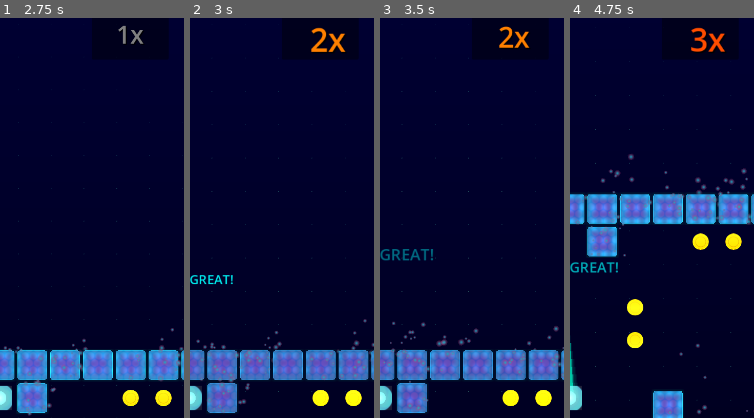
Above: before the commit, frames 1-4 (left to right).
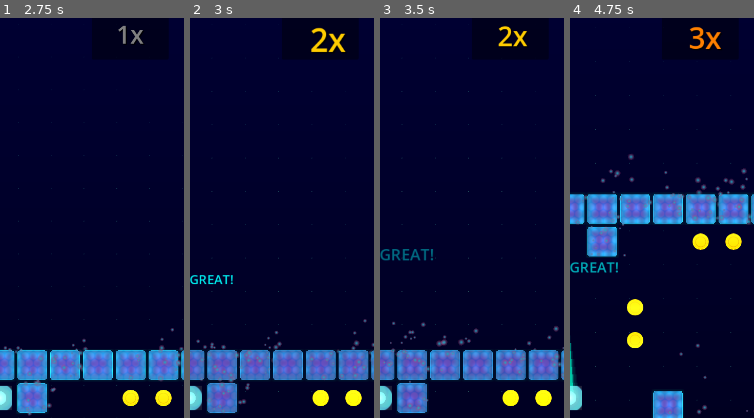
Above: after the commit, the same moments.

Repository: rubiconRiver/tomb-of-the-mask-clone
Game: Godot game, scene res://scenes/main.tscn
Same seed, same stepped clock (60 frames per second), same inputs: the game is played once before the commit and once after it.
Inputs (mouse positions are % of the whole screen's width and height, from its top left):
- Up to frame 1 (2.75 s): tap Enter at 0.5 s; move the mouse to (72, 45) at 0.52 s; hold Right (ui_right) 0.53-1.25 s; hold M 0.53-1.25 s; click (72, 45) at 0.67 s; drag from (30, 55) to (94, 58) at 1.27 s; move the mouse to (60, 28) at 2.02 s; hold Right (ui_right) from 2.03 s (still down); tap T at 2.1 s
- Up to frame 2 (3 s): release Right (ui_right) at 2.75 s; drag from (45, 70) to (94, 50) at 2.77 s
- Up to frame 3 (3.5 s): no input
- Up to frame 4 (4.75 s): move the mouse to (80, 65) at 3.52 s; hold Left (ui_left) 3.53-4.25 s; tap G at 3.6 s; drag from (20, 35) to (23, 58) at 4.27 s
The pictures show only the part of the screen within x 50-100%, y 2-52%; the shares and areas given below are measured in that part.

Frame 1 is identical in both runs. In frame 2, 0.5% of the frame differs, in the area x 65-85%, y 2-9%; in frame 3, 0.5%; in frame 4, 0.7%, in the area x 64-85%, y 2-9%.

Commit message:
8x combo with sounds

Diff:
--- a/scripts/GameManager.gd
+++ b/scripts/GameManager.gd
@@ -8,7 +8,7 @@
 var timing_feedback_script = preload("res://scripts/ui/TimingFeedback.gd")
 var beat_timeline_script = preload("res://scripts/ui/BeatTimeline.gd")
 var beat_visualizer_script = preload("res://scripts/visual/BeatVisualizer.gd")
-var multiplier_audio_manager_script = preload("res://scripts/audio/MultiplierAudioManager.gd")
+var combo_music_system_script = preload("res://scripts/audio/ComboMusicSystem.gd")
 
 var player: Player
 var level_generator: LevelGenerator
@@ -18,7 +18,7 @@
 var beat_timeline: BeatTimeline
 var style_score_manager: StyleScoreManager
 var beat_visualizer: BeatVisualizer
-var multiplier_audio_manager: MultiplierAudioManager
+var combo_music_system: ComboMusicSystem
 
 var score = 0  # Total points (coins × multiplier)
 var coins = 0  # Number of coins collected
@@ -85,7 +85,7 @@
 	setup_wall_hit_audio()
 	setup_beat_visualizer()
 	setup_multiplier_indicator()
-	setup_multiplier_audio()
+	setup_combo_music()
 	start_game()
 
 func setup_camera():
@@ -184,16 +184,15 @@
 	# Store reference for updates
 	set_meta("multiplier_indicator", multiplier_indicator)
 
-func setup_multiplier_audio():
-	print("[GameManager] Setting up multiplier audio system")
-	multiplier_audio_manager = multiplier_audio_manager_script.new()
-	add_child(multiplier_audio_manager)
-
-	# Connect to existing signals
+func setup_combo_music():
+	print("[GameManager] Setting up combo music system")
+	combo_music_system = combo_music_system_script.new()
+	add_child(combo_music_system)
+
+	# Connect to combo changed signal
 	if style_score_manager:
-		style_score_manager.multiplier_changed.connect(multiplier_audio_manager.on_multiplier_changed)
-		style_score_manager.combo_changed.connect(multiplier_audio_manager.on_combo_changed)
-		print("[GameManager] Connected multiplier audio to style score manager")
+		style_score_manager.combo_changed.connect(_on_combo_changed_for_music)
+		print("[GameManager] Connected combo music to style score manager")
 
 func _process(delta):
 	if camera and player:
@@ -729,6 +728,10 @@
 func _on_combo_changed(new_combo: int):
 	update_ui()
 
+func _on_combo_changed_for_music(new_combo: int, multiplier_increased: bool):
+	if combo_music_system:
+		combo_music_system.play_combo_sound(new_combo, multiplier_increased)
+
 func _on_multiplier_changed(new_multiplier: int):
 	var multiplier_indicator = get_meta("multiplier_indicator", null)
 	if multiplier_indicator:
--- /dev/null
+++ b/scripts/audio/ComboMusicSystem.gd
@@ -0,0 +1,303 @@
+extends Node
+class_name ComboMusicSystem
+
+# C Major scale frequencies for 8-note progression
+const SCALE_FREQUENCIES = {
+	1: 261.63,  # C4
+	2: 293.66,  # D4
+	3: 329.63,  # E4
+	4: 349.23,  # F4
+	5: 392.00,  # G4
+	6: 440.00,  # A4
+	7: 493.88,  # B4
+	8: 523.25   # C5 (octave)
+}
+
+# Audio settings
+const SAMPLE_RATE = 44100
+const BASE_VOLUME = -10.0
+const QUIET_VOLUME = -16.0
+
+var audio_players = {}  # Multiple players for layered sounds
+var current_combo = 0
+
+func _ready():
+	print("[ComboMusic] Initializing combo music system")
+
+	# Create multiple audio players for layering
+	for i in range(4):  # Support up to 4 simultaneous sounds
+		var player = AudioStreamPlayer.new()
+		player.bus = "Master"
+		add_child(player)
+		audio_players[i] = player
+
+	print("[ComboMusic] Ready with ", audio_players.size(), " audio players")
+
+func play_combo_sound(combo: int, multiplier_increased: bool):
+	if combo < 1 or combo > 8:
+		return
+
+	print("[ComboMusic] Playing combo ", combo, " sound (multiplier increased: ", multiplier_increased, ")")
+	current_combo = combo
+
+	# Call the appropriate combo function
+	match combo:
+		1: play_combo_1(multiplier_increased)
+		2: play_combo_2(multiplier_increased)
+		3: play_combo_3(multiplier_increased)
+		4: play_combo_4(multiplier_increased)
+		5: play_combo_5(multiplier_increased)
+		6: play_combo_6(multiplier_increased)
+		7: play_combo_7(multiplier_increased)
+		8: play_combo_8(multiplier_increased)
+
+# Combo 1: Simple C4
+func play_combo_1(multiplier_increased: bool):
+	var frequency = SCALE_FREQUENCIES[1]
+	var duration = 0.3
+	var volume = BASE_VOLUME if multiplier_increased else QUIET_VOLUME
+
+	var audio_data = generate_sine_wave(frequency, duration, 0.5)
+	play_audio_on_player(0, audio_data, volume)
+
+# Combo 2: D4 with slight vibrato
+func play_combo_2(multiplier_increased: bool):
+	var frequency = SCALE_FREQUENCIES[2]
+	var duration = 0.3
+	var volume = BASE_VOLUME if multiplier_increased else QUIET_VOLUME
+
+	var audio_data = generate_sine_with_vibrato(frequency, duration, 0.5, 2.0, 0.01)
+	play_audio_on_player(0, audio_data, volume)
+
+# Combo 3: E4 with bass harmony (C3)
+func play_combo_3(multiplier_increased: bool):
+	var main_freq = SCALE_FREQUENCIES[3]
+	var bass_freq = SCALE_FREQUENCIES[1] / 2  # C3
+	var duration = 0.35
+	var volume = BASE_VOLUME if multiplier_increased else QUIET_VOLUME
+
+	# Main note
+	var main_audio = generate_sine_wave(main_freq, duration, 0.5)
+	play_audio_on_player(0, main_audio, volume)
+
+	# Bass harmony
+	var bass_audio = generate_sine_wave(bass_freq, duration, 0.3)
+	play_audio_on_player(1, bass_audio, volume - 3)
+
+# Combo 4: F4 with perfect fifth harmony
+func play_combo_4(multiplier_increased: bool):
+	var main_freq = SCALE_FREQUENCIES[4]
+	var fifth_freq = main_freq * 1.5  # Perfect fifth
+	var duration = 0.35
+	var volume = BASE_VOLUME if multiplier_increased else QUIET_VOLUME
+
+	# Main note
+	var main_audio = generate_sine_wave(main_freq, duration, 0.5)
+	play_audio_on_player(0, main_audio, volume)
+
+	# Fifth harmony
+	var fifth_audio = generate_sine_wave(fifth_freq, duration, 0.3)
+	play_audio_on_player(1, fifth_audio, volume - 4)
+
+# Combo 5: G4 with major triad (C-E-G)
+func play_combo_5(multiplier_increased: bool):
+	var root_freq = SCALE_FREQUENCIES[1]  # C4
+	var third_freq = SCALE_FREQUENCIES[3]  # E4
+	var fifth_freq = SCALE_FREQUENCIES[5]  # G4
+	var duration = 0.4
+	var volume = BASE_VOLUME if multiplier_increased else QUIET_VOLUME
+
+	# Play triad
+	var root_audio = generate_sine_wave(root_freq, duration, 0.3)
+	var third_audio = generate_sine_wave(third_freq, duration, 0.3)
+	var fifth_audio = generate_sine_wave(fifth_freq, duration, 0.5)
+
+	play_audio_on_player(0, fifth_audio, volume)  # Main note louder
+	play_audio_on_player(1, root_audio, volume - 4)
+	play_audio_on_player(2, third_audio, volume - 4)
+
+# Combo 6: A4 with ascending arpeggio
+func play_combo_6(multiplier_increased: bool):
+	var main_freq = SCALE_FREQUENCIES[6]
+	var duration = 0.45
+	var volume = BASE_VOLUME if multiplier_increased else QUIET_VOLUME
+
+	# Main note with arpeggio effect
+	var audio_data = generate_arpeggio_effect(
+		[SCALE_FREQUENCIES[1], SCALE_FREQUENCIES[3], SCALE_FREQUENCIES[5], main_freq],
+		duration,
+		0.1  # Quick arpeggio
+	)
+	play_audio_on_player(0, audio_data, volume)
+
+# Combo 7: B4 with tension building
+func play_combo_7(multiplier_increased: bool):
+	var main_freq = SCALE_FREQUENCIES[7]
+	var duration = 0.45
+	var volume = BASE_VOLUME if multiplier_increased else QUIET_VOLUME
+
+	# Leading tone with slight tremolo for tension
+	var audio_data = generate_sine_with_tremolo(main_freq, duration, 0.6, 6.0, 0.2)
+	play_audio_on_player(0, audio_data, volume)
+
+	# Add suspended 4th for more tension
+	var sus4_freq = SCALE_FREQUENCIES[1] * 4/3  # F4
+	var sus_audio = generate_sine_wave(sus4_freq, duration * 0.7, 0.3)
+	play_audio_on_player(1, sus_audio, volume - 5)
+
+# Combo 8: C5 OCTAVE - Special celebration!
+func play_combo_8(multiplier_increased: bool):
+	var octave_freq = SCALE_FREQUENCIES[8]
+	var duration = 0.6  # Longer for emphasis
+	var volume = BASE_VOLUME + 2  # Slightly louder
+
+	# Full C major chord with octave
+	var c4 = SCALE_FREQUENCIES[1]
+	var e4 = SCALE_FREQUENCIES[3]
+	var g4 = SCALE_FREQUENCIES[5]
+	var c5 = octave_freq
+
+	# Generate rich octave sound with slight chorus effect
+	var octave_audio = generate_sine_with_chorus(c5, duration, 0.7, 3)
+	var root_audio = generate_sine_wave(c4, duration, 0.4)
+	var third_audio = generate_sine_wave(e4, duration, 0.3)
+	var fifth_audio = generate_sine_wave(g4, duration, 0.3)
+
+	# Play all notes for triumphant sound
+	play_audio_on_player(0, octave_audio, volume)
+	play_audio_on_player(1, root_audio, volume - 3)
+	play_audio_on_player(2, third_audio, volume - 4)
+	play_audio_on_player(3, fifth_audio, volume - 4)
+
+	print("[ComboMusic] OCTAVE ACHIEVED! Playing celebration chord")
+
+# Audio generation helpers
+func generate_sine_wave(frequency: float, duration: float, amplitude: float) -> PackedFloat32Array:
+	var samples = int(SAMPLE_RATE * duration)
+	var audio_data = PackedFloat32Array()
+
+	for i in range(samples):
+		var t = float(i) / float(SAMPLE_RATE)
+		var envelope = calculate_envelope(t, duration)
+		var sample = sin(2.0 * PI * frequency * t) * envelope * amplitude
+		audio_data.append(sample)
+
+	return audio_data
+
+func generate_sine_with_vibrato(frequency: float, duration: float, amplitude: float,
+                               vibrato_rate: float, vibrato_depth: float) -> PackedFloat32Array:
+	var samples = int(SAMPLE_RATE * duration)
+	var audio_data = PackedFloat32Array()
+
+	for i in range(samples):
+		var t = float(i) / float(SAMPLE_RATE)
+		var envelope = calculate_envelope(t, duration)
+		var vibrato = 1.0 + sin(2.0 * PI * vibrato_rate * t) * vibrato_depth
+		var sample = sin(2.0 * PI * frequency * vibrato * t) * envelope * amplitude
+		audio_data.append(sample)
+
+	return audio_data
+
+func generate_sine_with_tremolo(frequency: float, duration: float, amplitude: float,
+                               tremolo_rate: float, tremolo_depth: float) -> PackedFloat32Array:
+	var samples = int(SAMPLE_RATE * duration)
+	var audio_data = PackedFloat32Array()
+
+	for i in range(samples):
+		var t = float(i) / float(SAMPLE_RATE)
+		var envelope = calculate_envelope(t, duration)
+		var tremolo = 1.0 - (sin(2.0 * PI * tremolo_rate * t) * tremolo_depth * 0.5 + tremolo_depth * 0.5)
+		var sample = sin(2.0 * PI * frequency * t) * envelope * amplitude * tremolo
+		audio_data.append(sample)
+
+	return audio_data
+
+func generate_sine_with_chorus(frequency: float, duration: float, amplitude: float,
+                              voices: int) -> PackedFloat32Array:
+	var samples = int(SAMPLE_RATE * duration)
+	var audio_data = PackedFloat32Array()
+
+	# Initialize with zeros
+	for i in range(samples):
+		audio_data.append(0.0)
+
+	# Add multiple slightly detuned voices
+	for v in range(voices):
+		var detune = 1.0 + (v - voices/2.0) * 0.005  # Slight detuning
+		var phase = randf() * 2.0 * PI  # Random phase
+
+		for i in range(samples):
+			var t = float(i) / float(SAMPLE_RATE)
+			var envelope = calculate_envelope(t, duration)
+			var sample = sin(2.0 * PI * frequency * detune * t + phase) * envelope * amplitude / voices
+			audio_data[i] += sample
+
+	return audio_data
+
+func generate_arpeggio_effect(frequencies: Array, duration: float, note_duration: float) -> PackedFloat32Array:
+	var samples = int(SAMPLE_RATE * duration)
+	var audio_data = PackedFloat32Array()
+
+	for i in range(samples):
+		var t = float(i) / float(SAMPLE_RATE)
+		var note_index = int(t / note_duration) % frequencies.size()
+		var frequency = frequencies[note_index]
+		var envelope = calculate_envelope(t, duration) * 0.7
+		var sample = sin(2.0 * PI * frequency * t) * envelope
+		audio_data.append(sample)
+
+	return audio_data
+
+func calculate_envelope(t: float, duration: float) -> float:
+	var attack_time = 0.01
+	var decay_time = 0.05
+	var sustain_level = 0.8
+	var release_time = 0.1
+
+	if t < attack_time:
+		return t / attack_time
+	elif t < attack_time + decay_time:
+		var decay_progress = (t - attack_time) / decay_time
+		return 1.0 - (1.0 - sustain_level) * decay_progress
+	elif t < duration - release_time:
+		return sustain_level
+	else:
+		var release_progress = (t - (duration - release_time)) / release_time
+		return sustain_level * (1.0 - release_progress)
+
+func play_audio_on_player(player_index: int, audio_data: PackedFloat32Array, volume: float):
+	if player_index >= audio_players.size():
+		return
+
+	var player = audio_players[player_index]
+
+	# Create audio stream
+	var audio_stream = AudioStreamGenerator.new()
+	audio_stream.mix_rate = SAMPLE_RATE
+	audio_stream.buffer_length = 0.5
+
+	player.stream = audio_stream
+	player.volume_db = volume
+	player.play()
+
+	# Push audio data
+	var playback = player.get_stream_playback() as AudioStreamGeneratorPlayback
+	if playback:
+		# Convert to stereo
+		var stereo_frames = PackedVector2Array()
+		for sample in audio_data:
+			stereo_frames.append(Vector2(sample, sample))
+
+		# Push frames in chunks
+		var chunk_size = 1024
+		for i in range(0, stereo_frames.size(), chunk_size):
+			var end_idx = min(i + chunk_size, stereo_frames.size())
+			var chunk = stereo_frames.slice(i, end_idx)
+			playback.push_buffer(chunk)
+
+func reset():
+	print("[ComboMusic] Resetting music system")
+	current_combo = 0
+	for player in audio_players.values():
+		if player.playing:
+			player.stop()
--- a/scripts/ui/MultiplierIndicator.gd
+++ b/scripts/ui/MultiplierIndicator.gd
@@ -6,11 +6,14 @@
 @onready var animation_player = $AnimationPlayer
 
 const FLAME_COLORS = {
-	1: Color(0.5, 0.5, 0.5),  # Gray - no flame
-	2: Color(1.0, 0.5, 0.0),  # Orange - small flame
-	3: Color(1.0, 0.3, 0.0),  # Red-orange - medium flame
-	4: Color(1.0, 0.0, 0.0),  # Red - large flame
-	5: Color(0.0, 0.5, 1.0)   # Blue - max flame
+	1: Color(0.5, 0.5, 0.5),   # Gray - no flame
+	2: Color(1.0, 0.8, 0.0),   # Yellow - small flame
+	3: Color(1.0, 0.5, 0.0),   # Orange - growing flame
+	4: Color(1.0, 0.3, 0.0),   # Red-orange - medium flame
+	5: Color(1.0, 0.0, 0.0),   # Red - large flame
+	6: Color(0.8, 0.0, 0.8),   # Magenta - intense flame
+	7: Color(0.5, 0.0, 1.0),   # Purple - powerful flame
+	8: Color(0.0, 0.5, 1.0)    # Blue - max flame (octave!)
 }
 
 var current_multiplier = 1
@@ -37,10 +40,12 @@
 func update_display(multiplier: int):
 	if multiplier_label:
 		multiplier_label.text = str(multiplier) + "x"
-		multiplier_label.modulate = FLAME_COLORS[multiplier]
+		# Clamp to valid range
+		var clamped_multiplier = clamp(multiplier, 1, 8)
+		multiplier_label.modulate = FLAME_COLORS[clamped_multiplier]
 
-		# Scale text based on multiplier
-		var scale = 1.0 + (multiplier - 1) * 0.15
+		# Scale text based on multiplier (slightly less scaling for 8 levels)
+		var scale = 1.0 + (clamped_multiplier - 1) * 0.1
 		multiplier_label.scale = Vector2(scale, scale)
 
 func play_increase_animation():
--- a/scripts/ui/StyleScoreManager.gd
+++ b/scripts/ui/StyleScoreManager.gd
@@ -39,7 +39,7 @@
 
 # Multiplier system
 var current_multiplier = 1
-const MAX_MULTIPLIER = 5
+const MAX_MULTIPLIER = 8
 const MIN_MULTIPLIER = 1
 
 signal timing_calculated(quality: TimingQuality, multiplier: float)
Not shown, changed: levels/test_levels.txt
Not shown, added: scripts/audio/ComboMusicSystem.gd.uid
